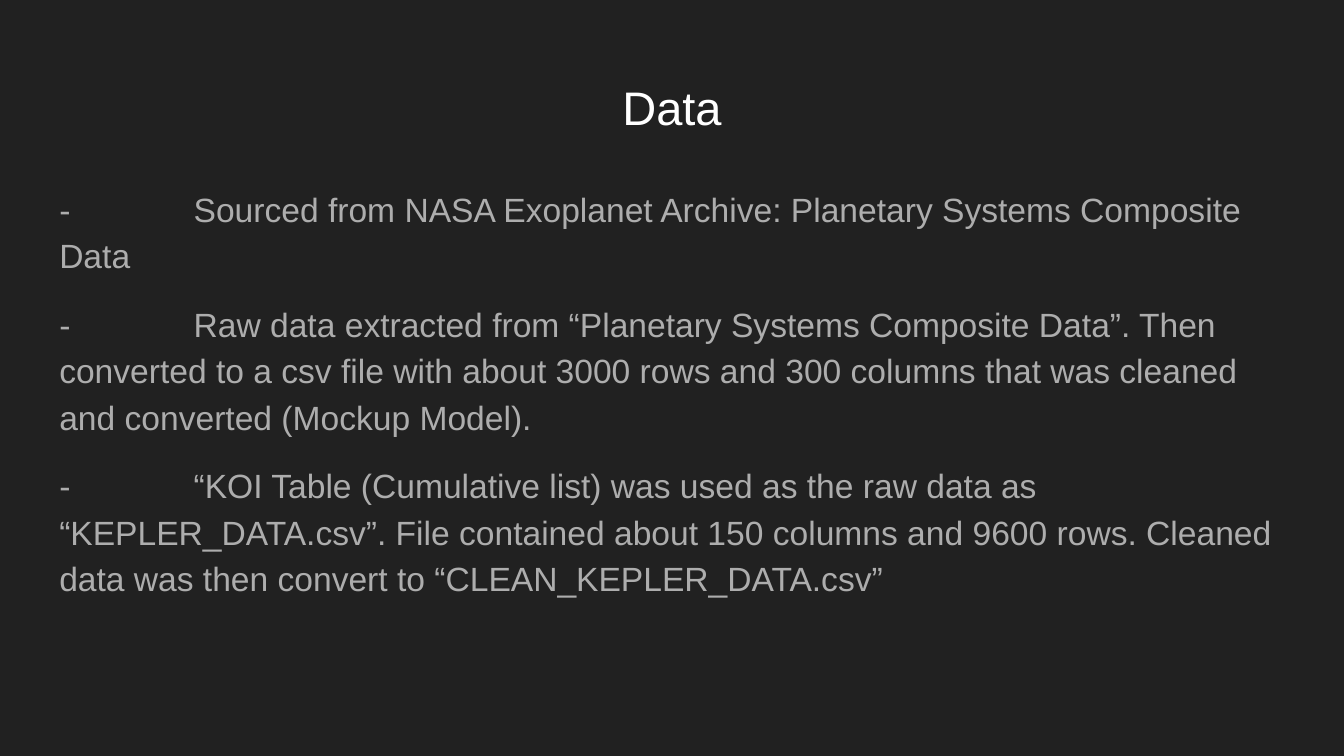
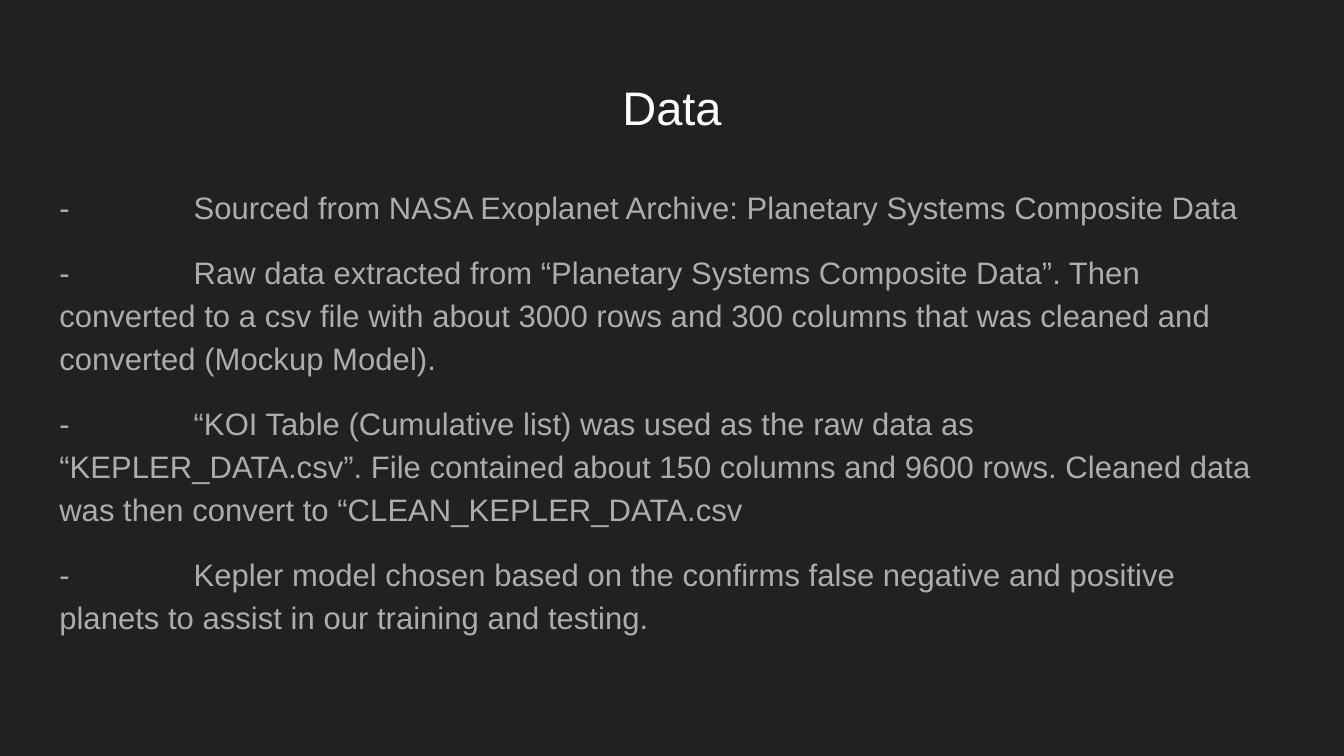
Before and after one commit to psidhu42/Group-3-NASA-Exoplanets, a slide deck: slide 5 of resources/powerpoints/NASAExoplanets (1).pptx (slide 3 before the commit). Drawn at 1344x756 pixels with LibreOffice and Linux fonts; fonts in the diff are those of the drawing. Boxes give left, top, right and bottom in pixels: in the first picture for what was removed or moved away, otherwise in the second. Text is boxed around its words. In the diff, an @@ line names an element or a change of style, - is before the commit and + after.

```diff
--- a/resources/powerpoints/NASAExoplanets (1).pptx
+++ b/resources/powerpoints/NASAExoplanets (1).pptx
@@ text at [59,196,1238,376]: size 18 to 16.6 pt in "- Sourced from NASA Exoplanet Archive: Planetary ...", "- Raw data extracted from “Planetary Systems ..."; more space between paragraphs @@
@@ text at [59,412,1250,635]: text changed; size 18 to 16.6 pt @@
-- “KOI Table (Cumulative list) was used as the raw data as “KEPLER_DATA.csv”. File contained about 150 columns and 9600 rows. Cleaned data was then convert to “CLEAN_KEPLER_DATA.csv”
+- “KOI Table (Cumulative list) was used as the raw data as “KEPLER_DATA.csv”. File contained about 150 columns and 9600 rows. Cleaned data was then convert to “CLEAN_KEPLER_DATA.csv
+- Kepler model chosen based on the confirms false negative and positive planets to assist in our training and testing.
```
Also in this commit, not shown: 2 other slides changed, 5 slides added, 1 slide removed.
